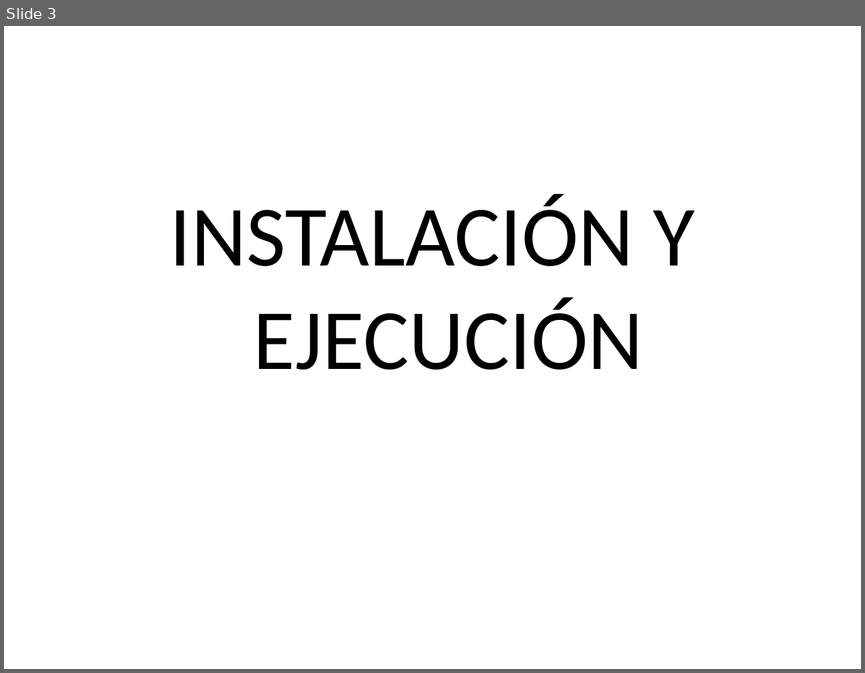
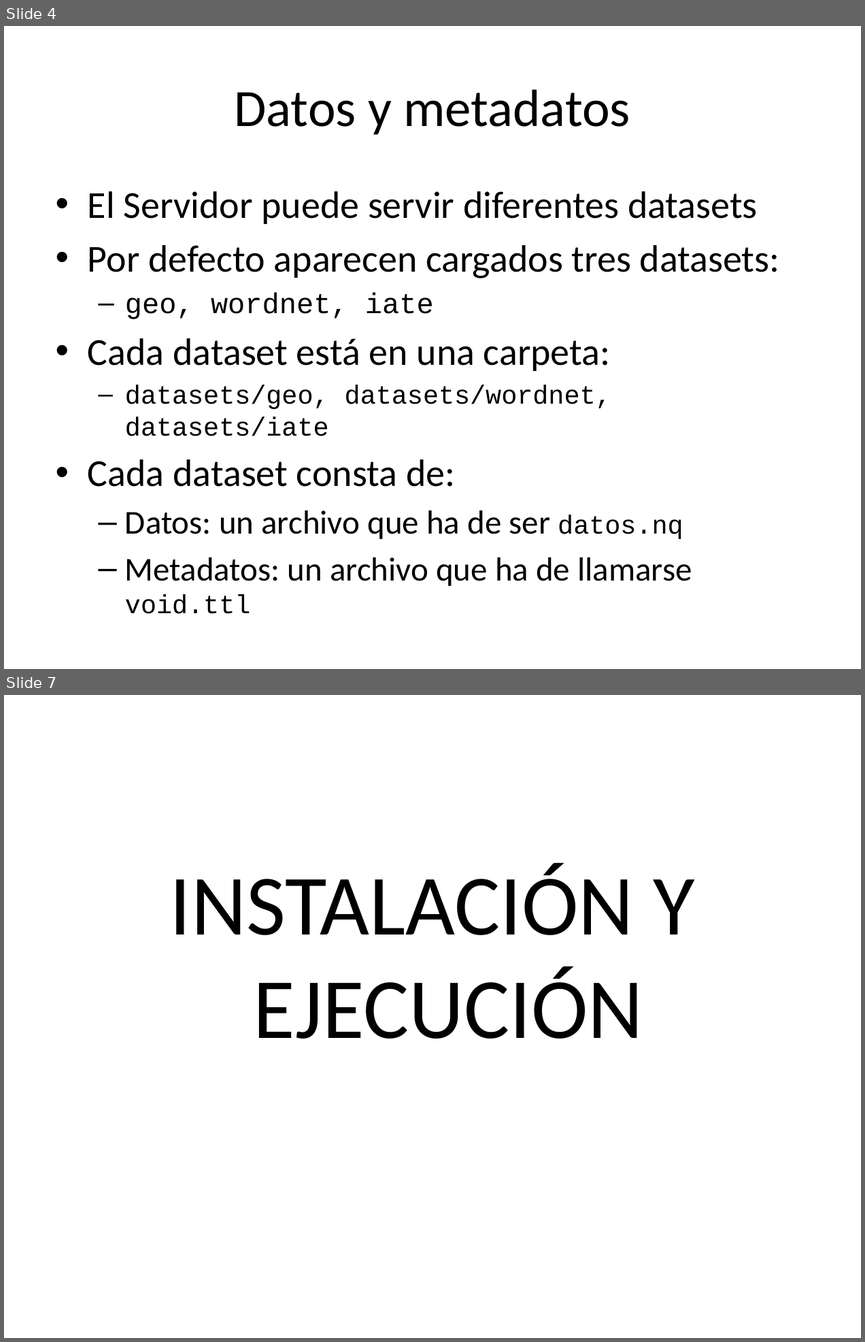
Before and after one commit to oeg-upm/licensius, a slide deck: doc/conditional.pptx. Shown one above the other, each under a label of ours: slide 3 before the commit, slides 4 and 7 after it; the slides between them are not shown. The pictures are 865x673 and 865x1342 pixels, drawn with LibreOffice and Linux fonts; fonts in the diff are those of the drawing. Boxes give left, top, right and bottom in pixels: in the first picture for what was removed or moved away, otherwise in the second. Text is boxed around its words. In the diff, an @@ line names an element or a change of style, - is before the commit and + after.

```diff
--- a/doc/conditional.pptx
+++ b/doc/conditional.pptx
@@ slide 4 added at [4, 26, 861, 669], background #FFFFFF @@
@@ title added at [234, 89, 630, 135], 44 pt, text #000000 @@
+Datos y metadatos
@@ text added at [88, 191, 780, 614], 32 pt, text #000000 @@
+• El Servidor puede servir diferentes datasets
+• Por defecto aparecen cargados tres datasets:
+  – geo, wordnet, iate
+• Cada dataset está en una carpeta:
+  – datasets/geo, datasets/wordnet, datasets/iate
+• Cada dataset consta de:
+  – Datos: un archivo que ha de ser datos.nq
+  – Metadatos: un archivo que ha de llamarse void.ttl
@@ what was slide 3 is now slide 7 @@
```
Also in this commit, not shown: 4 slides changed, 16 other slides added, 1 slide removed, 4 other files.
